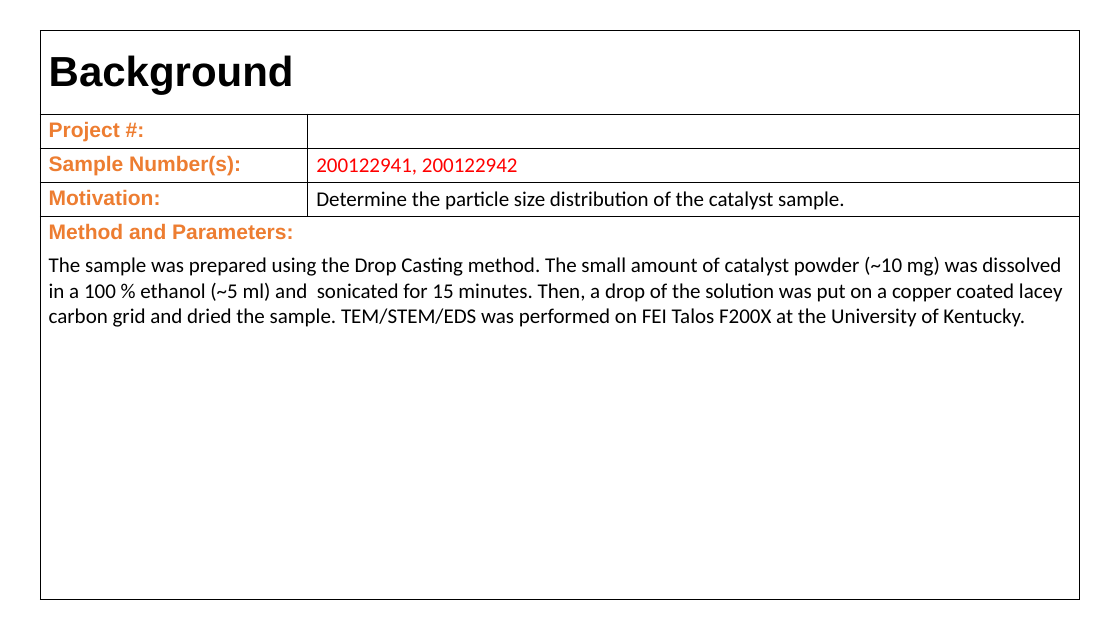
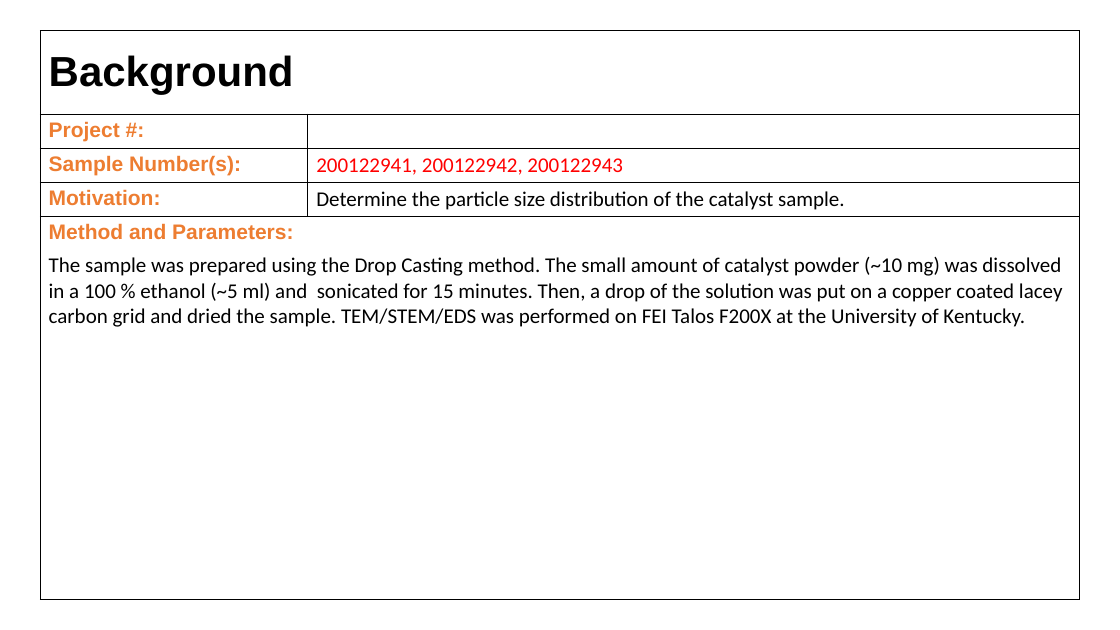
Before and after one commit to cvrl10/mini_project, a slide deck: slide 2 of 100040000/_100040000.pptx. Drawn at 1120x630 pixels with LibreOffice and Linux fonts; fonts in the diff are those of the drawing. Boxes give left, top, right and bottom in pixels: in the first picture for what was removed or moved away, otherwise in the second. Text is boxed around its words. In the diff, an @@ line names an element or a change of style, - is before the commit and + after.

```diff
--- a/100040000/_100040000.pptx
+++ b/100040000/_100040000.pptx
@@ table at [40, 30, 1081, 599] @@
-row 3, column 2: 200122941, 200122942
+row 3, column 2: 200122941, 200122942, 200122943
```
Also in this commit, not shown: 5 slides added, 6 other files.
